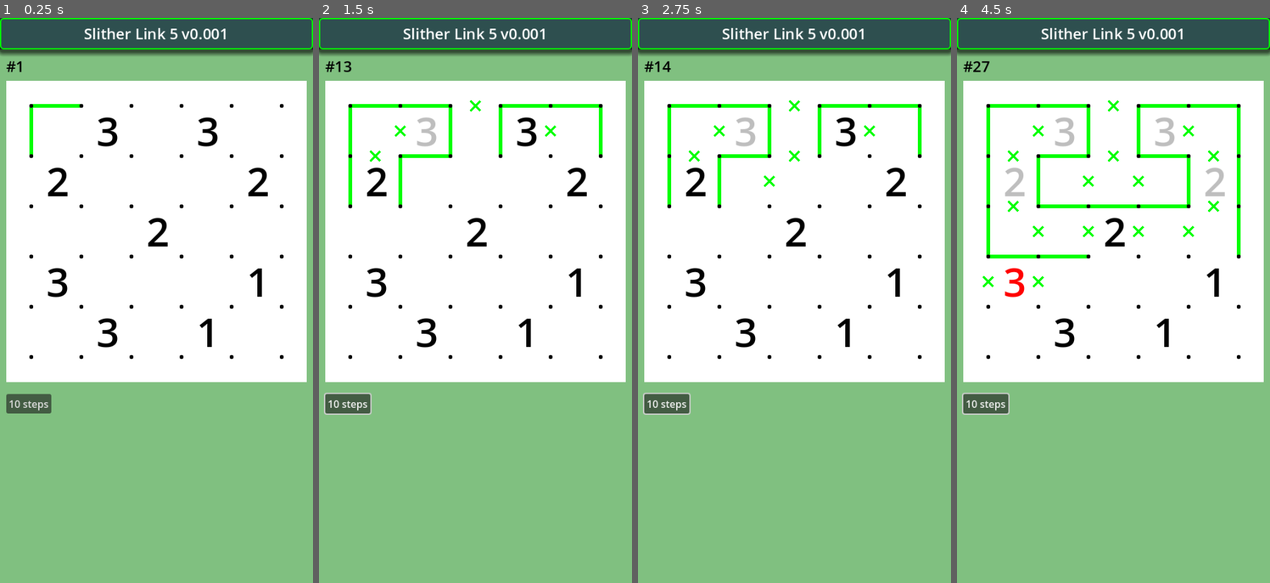
Above: before the commit, frames 1-4 (left to right).
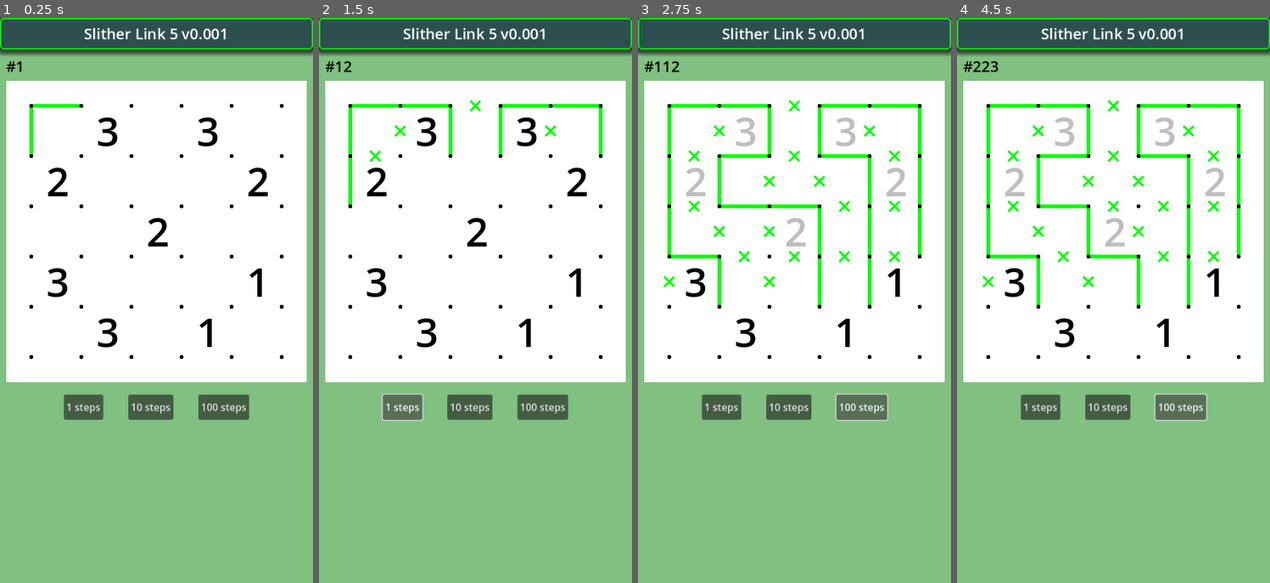
Above: after the commit, the same moments.

Repository: vivisuke/SlitherLink5
Game: Godot game, scene res://main.tscn
The game is run twice, just before and just after one commit, with the same random seed, the same clock (stepped at 60 frames per second) and the same inputs.
Inputs (mouse positions are in pixels of both pictures, inside the frame that each line leads up to):
- Up to frame 1 (0.25 s): no input
- Up to frame 2 (1.5 s): click "10 steps" at 0.5 s; click (403, 407) at 1.25 s, where only the run after the commit has a clickable "1 steps"
- Up to frame 3 (2.75 s): click (860, 407) at 2 s, where only the run after the commit has a clickable "100 steps"
- Up to frame 4 (4.5 s): click "10 steps" at 2.75 s; click (1041, 407) at 3.5 s, where only the run after the commit has a clickable "1 steps"; click (1179, 407) at 4.25 s, where only the run after the commit has a clickable "100 steps"

The runs differ from the first frame. In frame 1, 2.5% of the frame differs, in the area x 2-80%, y 66-72%; in frame 2, 3.1%; in frame 3, 5.4%, in the area x 1-91%, y 7-72%; in frame 4, 4.3%.

Commit message:
0047 ◎ C 02/25 02/25 0.001│問題│問題 q1 が解けない 0048 ◎ C 02/25 02/25 0.001│問題│問題 q3 が解けない

Diff:
--- a/SlitherLink5/classes/Board5x5.gd
+++ b/SlitherLink5/classes/Board5x5.gd
@@ -27,7 +27,8 @@
 var mate = []			# 連結状態保持配列、mate[ix] == ix for 非連結点,
 						# mate[ix] == 0 非端点連結済み点, mate[ix] 反対側端点
 var dir_order = [LINK_UP, LINK_DOWN, LINK_LEFT, LINK_RIGHT]
-var solved = false
+var solved = false		# 解探索成功
+var failed = false		# 探索失敗
 var fwd = true
 var sx = -1				# 探索位置
 var sy = 0
@@ -261,7 +262,7 @@
 	#	mate[ix+ARY_WIDTH] = ix
 # バックトラッキング探索
 func solve_FB():
-	if solved: return
+	if solved || failed: return
 	if fwd:		# 末端に向かって探索中
 		sx += 1
 		if sx > N_HORZ:
@@ -277,6 +278,10 @@
 		if sx < 0:
 			sx = N_HORZ
 			sy -= 1
+			if sy < 0:
+				print("failed.")
+				failed = true
+				return
 	#print("(%d, %d)" % [sx, sy])
 	var ix = xyToIX(sx, sy)
 	var up: bool = sy != 0 && linkDn[ix-ARY_WIDTH] != 0
@@ -285,7 +290,7 @@
 		if up && lt:		# 上・左連結済み
 			if sx < N_HORZ: non_linkRt[ix] = 1
 			if sy < N_VERT: non_linkDn[ix] = 1
-		elif up || lt:
+		elif up || lt:		# 上 or 左からの連結あり
 			if sx == N_HORZ:	# 右端の場合
 				linkDn[ix] = 1
 			elif sy == N_VERT:	# 下端の場合
@@ -293,30 +298,34 @@
 			else:
 				linkRt[ix] = 1
 				if sy < N_VERT: non_linkDn[ix] = 1
-		else:
-			if sx < N_HORZ && sy < N_VERT:
+		else:				# 上からも左からの連結も無い場合
+			if sx < N_HORZ && sy < N_VERT:	# 下端でも右端でもない場合
 				link_right(ix)
 				link_down(ix)
 				#linkRt[ix] = 1
 				#linkDn[ix] = 1
+			elif sy == N_VERT:	# 下端の場合
+				non_linkRt[ix] = 1
+			elif sx == N_HORZ:	# 右端の場合
+				non_linkDn[ix] = 1
 			else:
 				fwd = false
 	else:		# バックトラッキング中
 		if up && lt:		# 上・左連結済み
 			non_linkRt[ix] = 0
 			non_linkDn[ix] = 0
-		elif up || lt:
+		elif up || lt:		# 上 or 左からの連結あり
 			if linkRt[ix] == 1:
 				linkRt[ix] = 0
+				non_linkRt[ix] = 1
 				if sy < N_VERT:	# 下端ではない場合
-					non_linkRt[ix] = 1
 					linkDn[ix] = 1
 					non_linkDn[ix] = 0
-					fwd = true
+				fwd = true
 			else:
 				non_linkRt[ix] = 0
 				linkDn[ix] = 0
-		else:
+		else:				# 上からも左からの連結も無い場合
 			if linkRt[ix] == 1:
 				linkRt[ix] = 0
 				linkDn[ix] = 0
--- a/SlitherLink5/main.tscn
+++ b/SlitherLink5/main.tscn
@@ -51,11 +51,25 @@
 color = Color(1, 1, 1, 0)
 script = ExtResource("2_pfohe")
 
-[node name="Button10Steps" type="Button" parent="."]
-offset_left = 10.0
-offset_top = 599.0
-offset_right = 82.0
-offset_bottom = 630.0
+[node name="HBC" type="HBoxContainer" parent="."]
+offset_top = 600.0
+offset_right = 500.0
+offset_bottom = 640.0
+theme_override_constants/separation = 40
+alignment = 1
+
+[node name="Button1Steps" type="Button" parent="HBC"]
+layout_mode = 2
+text = "1 steps"
+
+[node name="Button10Steps" type="Button" parent="HBC"]
+layout_mode = 2
 text = "10 steps"
 
-[connection signal="pressed" from="Button10Steps" to="." method="_on_button_10_steps_pressed"]
+[node name="Button100Steps" type="Button" parent="HBC"]
+layout_mode = 2
+text = "100 steps"
+
+[connection signal="pressed" from="HBC/Button1Steps" to="." method="_on_button_1_steps_pressed"]
+[connection signal="pressed" from="HBC/Button10Steps" to="." method="_on_button_10_steps_pressed"]
+[connection signal="pressed" from="HBC/Button100Steps" to="." method="_on_button_100_steps_pressed"]
--- a/SlitherLink5/scripts/main.gd
+++ b/SlitherLink5/scripts/main.gd
@@ -114,31 +114,47 @@
 				#	print("n_edge = ", bd.n_edge(ix))
 				#	print("n_non_edge = ", bd.n_non_edge(ix))
 func _input(event):
-	if event is InputEventMouseButton && event.is_pressed():
-		if false:
-			emit_signal("cont_search")
-		else:
-			bd.solve_FB()
-			n_steps += 1
-			$NStepLabel.text = "#%d" % n_steps
-			#bd.print_mate()
-			#bd.solve_SBS(sx, sy)
-			$Board/Grid.queue_redraw()
-			update_num_color()
-			#print("is_looped() = ", bd.is_looped(bd.sx, bd.sy))
-			#print("is_solved = ", bd.is_solved())
-			#print("saticefied = ", satisfied)
-			#if !satisfied || (bd.is_looped(bd.sx, bd.sy) && !bd.is_solved()):
-			#	bd.fwd = false
-			#	bd.sx += 1
+	#if event is InputEventMouseButton && event.is_pressed():
+		#if false:
+		#	emit_signal("cont_search")
+		#else:
+		#	bd.solve_FB()
+		#	n_steps += 1
+		#	$NStepLabel.text = "#%d" % n_steps
+		#	#bd.print_mate()
+		#	#bd.solve_SBS(sx, sy)
+		#	$Board/Grid.queue_redraw()
+		#	update_num_color()
+		#	#print("is_looped() = ", bd.is_looped(bd.sx, bd.sy))
+		#	#print("is_solved = ", bd.is_solved())
+		#	#print("saticefied = ", satisfied)
+		#	#if !satisfied || (bd.is_looped(bd.sx, bd.sy) && !bd.is_solved()):
+		#	#	bd.fwd = false
+		#	#	bd.sx += 1
 	pass
 func _process(delta):
 	pass
 
 
+func _on_button_1_steps_pressed():
+	bd.solve_FB()
+	n_steps += 1
+	$NStepLabel.text = "#%d" % n_steps
+	$Board/Grid.queue_redraw()
+	update_num_color()
 func _on_button_10_steps_pressed():
 	for i in range(10):
 		bd.solve_FB()
 		n_steps += 1
-		if bd.solved: break
-	pass # Replace with function body.
+		if bd.solved || bd.failed: break
+	$NStepLabel.text = "#%d" % n_steps
+	$Board/Grid.queue_redraw()
+	update_num_color()
+func _on_button_100_steps_pressed():
+	for i in range(100):
+		bd.solve_FB()
+		n_steps += 1
+		if bd.solved || bd.failed: break
+	$NStepLabel.text = "#%d" % n_steps
+	$Board/Grid.queue_redraw()
+	update_num_color()
Not shown, changed: SlitherLink5.spr
